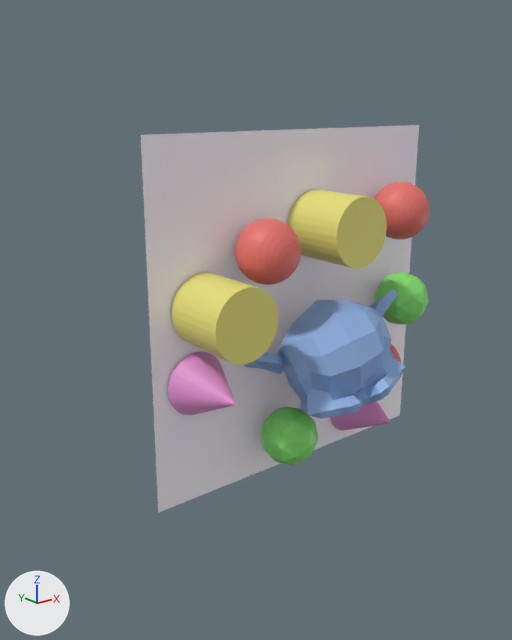
Two versions of the glTF model Examples/glTFViewer/Resources/Models/simple_scene.gltf, one commit apart.
The view is the same before and after, from a 50 mm lens placed at (-7.11, -7.85, 3.06), pointed at (-1.02, -0.24, 0.01). The lights are fixed; the arrows at lower left show +X, +Y and +Z. Where no turn or scale is listed for an object, it has been applied to the vertices.
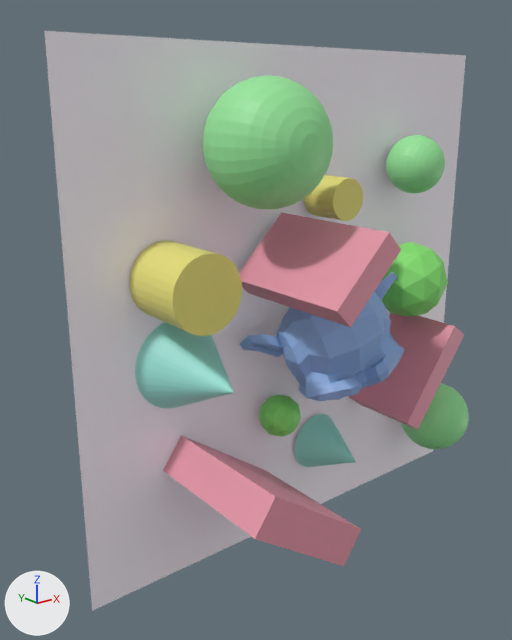
Commit message: glTFViewer: sample scene demonstrates transparency sorting

Changed parts and their boxes (x1, y1, x2, y2) in the pictures (512 x 640 px):
'Grid', rescaled (52% wider, 49% taller): before (141, 125, 419, 513); after (44, 31, 466, 611)
'Sphere.001', recoloured, moved, rescaled (130% wider, 129% taller): before (374, 182, 430, 240); after (203, 75, 333, 209)
'Suzanne', moved: before (243, 289, 405, 419); after (239, 271, 405, 401)
'Cylinder.001', moved: before (171, 272, 278, 365); after (129, 241, 242, 336)
'Cube.001', added (pink): after (239, 213, 401, 327)
'Cube', added (pink): after (163, 436, 361, 566)
'Cylinder', moved, rescaled (40% narrower, 41% shorter): before (288, 190, 387, 269); after (304, 175, 363, 221)
'Cone', recoloured, moved, rescaled (45% wider, 36% taller): before (168, 352, 236, 415); after (135, 322, 234, 408)
'Cube.002', added: after (349, 313, 464, 430)
'Sphere.002', recoloured, moved: before (235, 218, 301, 285); after (386, 135, 445, 193)
'Icosphere.001', moved, rescaled: before (374, 272, 429, 325); after (381, 242, 448, 317)
'Cone.001', recoloured, moved: before (331, 401, 391, 430); after (294, 414, 356, 467)
'Icosphere', moved, rescaled (27% narrower, 28% shorter): before (260, 406, 318, 465); after (259, 395, 301, 437)
'Sphere', recoloured, moved, rescaled: before (390, 344, 401, 363); after (401, 383, 469, 449)

The change, as a list of edits to the scene's bpy script:
```text
Change mat_material_003:
    mat_material_003.base_color: (0.8, 0.299, 0.665) -> (0.341, 0.8, 0.71)  # pink #e795d5 -> cyan #9ee7db
Change mat_material_002:
    mat_material_002.base_color: (0.8, 0.169, 0.148) -> (0.309, 0.8, 0.329)  # red #e7726b -> green #97e79b
Add mat_material_007:
    mat_material_007 = principled_material('Material.007')
    mat_material_007.base_color = (0.8, 0.312, 0.394)  # pink #e798a8
Add me_cube_002:
    me_cube_002.from_pydata(...)  # a box spanning x -1.0..1.0, y -1.0..1.0, z -1.0..1.0
    me_cube_002.materials.append(mat_material_007)  # pink #e798a8
Change ob_suzanne:
    ob_suzanne.location: (0.16, -0.58, -0.76) -> (0.12, -0.58, -0.48)
Change ob_grid:
    ob_grid.scale: (2.63, 3.35, 2.63) -> (3.75, 4.77, 3.75)
Change ob_cone:
    ob_cone.location: (-1.94, -0.5, -0.8) -> (-2.23, -0.65, -0.43)
    ob_cone.scale: (0.47, 0.47, 0.47) -> (0.654, 0.654, 0.654)
Change ob_sphere:
    ob_sphere.location: (1.28, -0.47, -1.15) -> (2.85, -0.6, -2.48)
    ob_sphere.scale: (0.454, 0.454, 0.454) -> (0.609, 0.609, 0.609)
Change ob_cylinder:
    ob_cylinder.location: (0.25, -0.53, 1.24) -> (0.32, -0.37, 1.67)
    ob_cylinder.scale: (0.51, 0.51, 0.51) -> (0.307, 0.307, 0.307)
Change ob_icosphere:
    ob_icosphere.location: (-0.58, -0.49, -1.86) -> (-0.61, -0.31, -1.58)
    ob_icosphere.scale: (0.452, 0.452, 0.452) -> (0.329, 0.329, 0.329)
Change ob_sphere_001:
    ob_sphere_001.location: (1.72, -0.47, 1.35) -> (-1.29, -0.81, 2.51)
    ob_sphere_001.scale: (0.454, 0.454, 0.454) -> (0.813, 0.813, 0.813)
Change ob_sphere_002:
    ob_sphere_002.location: (-1.0, -0.47, 1.05) -> (2.02, -0.47, 2.05)
Change ob_cone_001:
    ob_cone_001.location: (1.2, -0.52, -2.0) -> (0.4, -0.52, -2.43)
Change ob_icosphere_001:
    ob_icosphere_001.location: (1.86, -0.49, -0.11) -> (1.94, -0.55, 0.2)
    ob_icosphere_001.scale: (0.452, 0.452, 0.452) -> (0.631, 0.631, 0.631)
Change ob_cylinder_001:
    ob_cylinder_001.location: (-1.79, -0.53, 0.28) -> (-2.39, -0.53, 0.79)
Add ob_cube_002:
    ob_cube_002 = bpy.data.objects.new('Cube.002', me_cube_002)
    ob_cube_002.location = (1.85, -0.67, -1.27)
    ob_cube_002.rotation_euler = (0.0, 0.637, 0.0)  # degrees (0, 36, 0)
    ob_cube_002.scale = (-0.173, 0.648, 0.874)
Add ob_cube_001:
    ob_cube_001 = bpy.data.objects.new('Cube.001', me_cube_002.copy())
    ob_cube_001.location = (-0.83, -1.2, 0.96)
    ob_cube_001.rotation_euler = (0.0, 0.791, 0.0)  # degrees (0, 45, 0)
    ob_cube_001.scale = (-0.173, 1.0, 0.595)
Add ob_cube:
    ob_cube = bpy.data.objects.new('Cube', me_cube_002.copy())
    ob_cube.location = (-1.58, -1.05, -2.32)
    ob_cube.rotation_euler = (0.0, 2.186, 0.0)  # degrees (0, 125, 0)
    ob_cube.scale = (-0.278, 1.05, 0.957)
```
